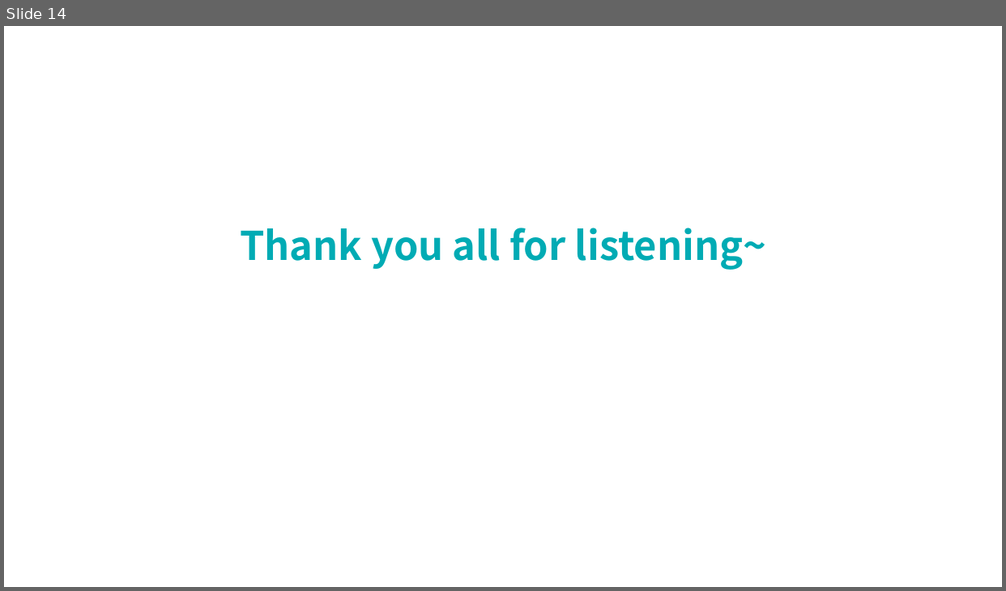
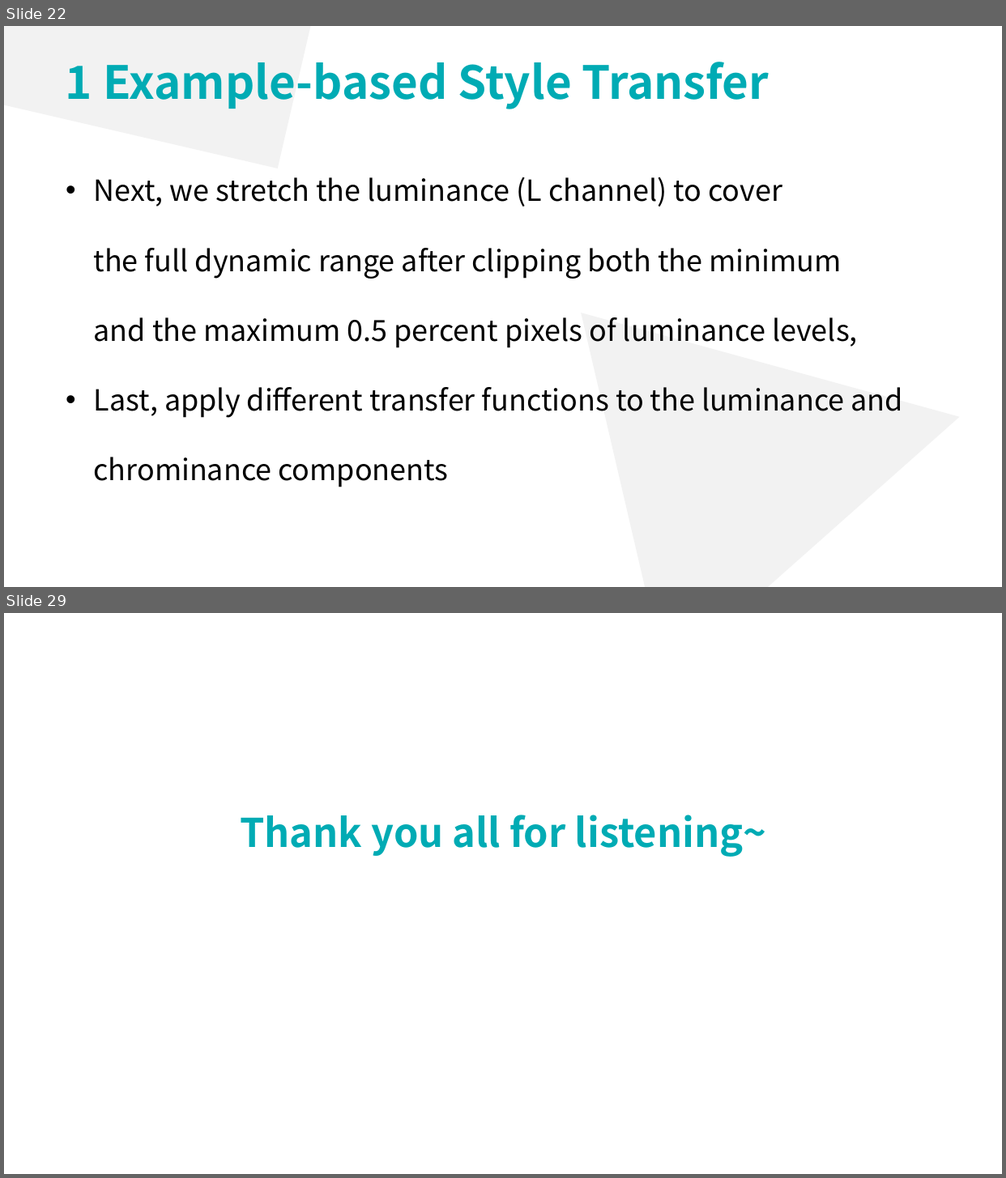
Before and after one commit to lsyoath/sheepy, a slide deck: ComputerVision.pptx. Shown one above the other, each under a label of ours: slide 14 before the commit, slides 22 and 29 after it; the slides between them are not shown. The pictures are 1006x591 and 1006x1178 pixels, drawn with LibreOffice and Linux fonts; fonts in the diff are those of the drawing. Boxes give left, top, right and bottom in pixels: in the first picture for what was removed or moved away, otherwise in the second. Text is boxed around its words. In the diff, an @@ line names an element or a change of style, - is before the commit and + after.

```diff
--- a/ComputerVision.pptx
+++ b/ComputerVision.pptx
@@ slide 22 added at [4, 26, 1002, 587], background #FFFFFF @@
@@ rectangle added at [4, 26, 342, 169], fill #F2F2F2 @@
@@ text added at [66, 62, 769, 109], 44 pt, text #00ABB4, bold @@
+1 Example-based Style Transfer
@@ text added at [94, 177, 902, 488], 28 pt, text #000000 @@
+• Next, we stretch the luminance (L channel) to cover
+  the full dynamic range after clipping both the minimum
+  and the maximum 0.5 percent pixels of luminance levels,
+• Last, apply different transfer functions to the luminance and chrominance components
@@ triangle added at [582, 234, 1002, 587], fill #F2F2F2 @@
@@ what was slide 14 is now slide 29 @@
```
Also in this commit, not shown: 9 slides changed, 15 other slides added, 1 slide removed.
